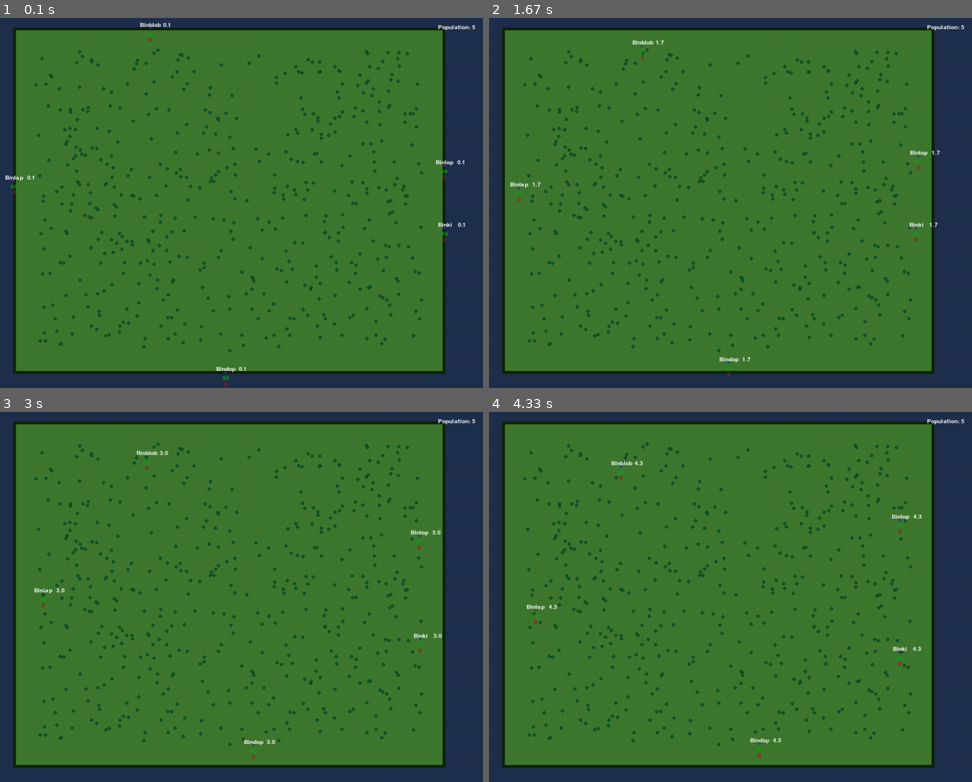
Above: before the commit, frames 1-4 (two rows, left to right).
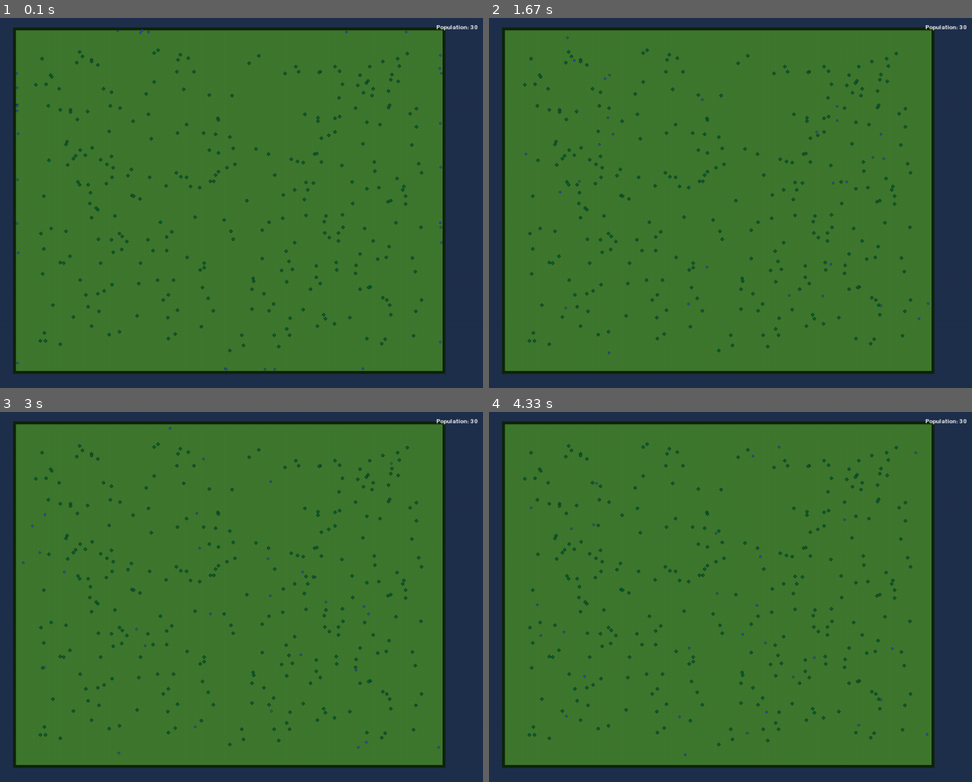
Above: after the commit, the same moments.

Repository: Quartef12345/Natural-Selection-Simulation
Game: pygame game, started from main.py
The game is run twice, just before and just after one commit, with the same random seed, the same clock (stepped at 60 frames per second) and the same inputs.
Inputs:
- Up to frame 1 (0.1 s): no input
- Up to frame 2 (1.67 s): no input
- Up to frame 3 (3 s): no input
- Up to frame 4 (4.33 s): no input

The runs differ from the first frame. In frame 1, 1.4% of the frame differs, in the area x 1-99%, y 1-100%; in frame 2, 1.4%; in frame 3, 1.4%; in frame 4, 1.4%.

Commit message:
Reproduction

Diff:
--- a/creatures.py
+++ b/creatures.py
@@ -48,23 +48,62 @@
         self.max_boring_timer = state.MAX_BORING_TIMER
         self.boring_timer = random.uniform(self.min_boring_timer, self.max_boring_timer)
 
+        #Reproduction Variables
+        self.pregnant = False
+        self.reproductive_maturity = state.REPRODUCTIVE_MATURITY    #How old you must be to reproduce
+        self.gestation_period = state.GESTATION_PERIOD  #How long will the pregnancy take
+        self.refractory_period = state.REFRACTORY_PERIOD #How long until you can reproduce again
+        self.fertility = round((self.gestation_period + 0.0008 * (self.gestation_period - 120)**3)/500 + 2.76) #how many childer will you have, based on the gestation
+        self.speed_penalty_percentage = state.SPEED_PENALTY_PERCENTAGE
+        self.gestation_timer = 0
+        self.refractory_timer = state.REFRACTORY_PERIOD
+
+
         #Energy Varaibles
         self.energy = state.STARTING_ENERGY
         self.raw_energy = 0
         self.metabolism = state.STARTING_METABOLISM
 
+        #General Traits
         self.speed = state.STARTING_SPEED
         self.awareness = state.STARTING_AWARENESS
+
     def reproduce(self):
-        bins_array.append(Bin((self.position[0], self.position[1])))
-        self.energy -= state.REPRODUCTION_PENALTY
+
+        energy_for_pregnancy = self.gestation_period * 0.0006 + 100 #How much energy you use per child, based on gestaton period
+        if self.age >= self.reproductive_maturity and self.refractory_timer >= self.refractory_period and self.energy >= energy_for_pregnancy and self.pregnant == False:   #Every conditiion - Age; Refractory; Energy; not already pregnant
+                self.pregnant = True
+                self.speed *= (100 - self.speed_penalty_percentage)/100 #Changes speed to slower, due to pregnancy
+                self.gestation_timer = 0
+
+        if self.pregnant:
+            self.gestation_timer += state.dt
+            if self.gestation_timer >= self.gestation_period: #When the bin should be born
+                offspring_array = []
+
+                for i in range (self.fertility):        #Changes Bins stats(in future will have mutations and etc)
+                    offspring_array.append(Bin(self.position))
+                    offspring_array[i].energy = energy_for_pregnancy/self.fertility
+
+                self.pregnant = False
+                self.refractory_timer = 0
+                self.speed /= (100 - self.speed_penalty_percentage)/100 #Reputs the speed to normal
+
+                for bin in offspring_array: #Adds offsprings to the world
+                    bins_array.append(bin)
+
+                self.energy -= energy_for_pregnancy
+        else:
+            self.refractory_timer += state.dt
+
 
     def digest(self):       #Funstion to detemrine the difesting energy of createures, the higher the metabolism he fatse rcretuers get usable energy, but the less efficient it is
-        if(self.raw_energy > 0):
+        if self.raw_energy > 0:
             tranforming_energy = self.metabolism * state.dt
-            if(tranforming_energy > self.raw_energy):
+            if tranforming_energy > self.raw_energy:   #Makes it so that raw energy can never go below zero
                 tranforming_energy = self.raw_energy
-            self.energy += tranforming_energy * 1/(self.metabolism*0.2 + 1)
+
+            self.energy += tranforming_energy * 1/(self.metabolism*0.03 + 1) #The bigger the metabolism, the less efficiently is the digestion
             self.raw_energy -= tranforming_energy
 
     def move(self, bushes):
@@ -73,7 +112,8 @@
         closest_bush_vector = None
         fruited_bush = None
 
-        if(self.raw_energy <= 30):
+        stomach_capacity = self.metabolism * 3
+        if(self.raw_energy <= stomach_capacity):
             for bush in bushes:     #It checks every bush to find the closest withing range
                 if(bush.fruits > 0):
                     if (bush.position[0] - self.position[0])**2 + (bush.position[1] - self.position[1])**2 < self.awareness**2: #Checks, using the circle equation if the bush is within awareness
@@ -176,15 +216,24 @@
 
 
 def binTick(bins_array, bush_array):
+    dead_bins_array = []
     for bin in bins_array:
         bin.age += state.dt
         bin.digest()
 
-        if bin.energy <= 0:
-            bins_array.remove(bin)
-        elif bin.energy >= state.REPRODUCTION_THRESHOLD:
-            bin.reproduce()
-
-        bin.energy -= ((bin.speed**2) + bin.metabolism/5 + bin.awareness/200) * state.dt
+
+        bin.reproduce()
+
 
         bin.move(bush_array)
+
+        offspring_cost = 0
+        if bin.pregnant:
+            offspring_cost = state.OFFSPRING_COST * bin.fertility
+
+        bin.energy -= ((bin.speed**2) + bin.metabolism/5 + bin.awareness/200 + offspring_cost) * state.dt
+
+        if bin.energy <= 0 or bin.age >= 500:
+            dead_bins_array.append(bin)
+    for bin in dead_bins_array:
+        bins_array.remove(bin)
--- a/render.py
+++ b/render.py
@@ -87,13 +87,28 @@
             if state.RENDER_NAMES:
                 name_text = grid_font.render(f"{bin.name}", True, "#FFFFFF")
                 name_surface = name_text.get_rect()
-                name_surface.center = (bin.position[0] + grid[0], bin.position[1] + grid[1] - state.BIN_RADIUS*3)
+                name_surface.center = (bin.position[0] + grid[0], bin.position[1] + grid[1] - state.BIN_RADIUS*5)
                 surface.blit(name_text, name_surface)
             if state.RENDER_AGE:
                 age_text = grid_font.render(f"{round(bin.age, 1)}", True, "#FFFFFF")
                 age_surface = age_text.get_rect()
                 if state.RENDER_NAMES:
-                    age_surface.center = (bin.position[0] + grid[0] + 30, bin.position[1] + grid[1] - state.BIN_RADIUS*3)
+                    age_surface.center = (bin.position[0] + grid[0] + 30, bin.position[1] + grid[1] - state.BIN_RADIUS*5)
                 else:
-                    age_surface.center = (bin.position[0] + grid[0], bin.position[1] + grid[1] - state.BIN_RADIUS*3)
+                    age_surface.center = (bin.position[0] + grid[0], bin.position[1] + grid[1] - state.BIN_RADIUS*5)
                 surface.blit(age_text, age_surface)
+            if state.RENDER_HORMONES:
+                pregnant_text = grid_font.render(f"{bin.pregnant}", True, "#FF00BF")
+                pregnant_surface = pregnant_text.get_rect()
+                pregnant_surface.center = (bin.position[0] + grid[0], bin.position[1] + grid[1] + state.BIN_RADIUS*14)
+                surface.blit(pregnant_text, pregnant_surface)
+
+                gestation_text = grid_font.render(f"{round(bin.gestation_timer, 2)}/{bin.gestation_period}", True, "#FFFFFF")
+                gestation_surface = gestation_text.get_rect()
+                gestation_surface.center = (bin.position[0] + grid[0] + state.BIN_RADIUS * 10, bin.position[1] + grid[1] + state.BIN_RADIUS * 3)
+                surface.blit(gestation_text, gestation_surface)
+
+                refractory_text = grid_font.render(f"{round(bin.refractory_timer, 2)}/{bin.refractory_period}", True, "#FFFFFF")
+                refractory_surface = refractory_text.get_rect()
+                refractory_surface.center = (bin.position[0] + grid[0] + state.BIN_RADIUS * 15, bin.position[1] + grid[1] + state.BIN_RADIUS * 8)
+                surface.blit(refractory_text, refractory_surface)
--- a/state.py
+++ b/state.py
@@ -14,10 +14,11 @@
 
 #Render Options
 RENDER_AWARENESS = False
-RENDER_ENERGY = True
-RENDER_RAW_ENERGY = True
-RENDER_NAMES = True
-RENDER_AGE = True
+RENDER_ENERGY = False
+RENDER_RAW_ENERGY = False
+RENDER_NAMES = False
+RENDER_AGE = False
+RENDER_HORMONES = False
 
 #bush constants
 BUSH_RADIUS = 3
@@ -28,7 +29,7 @@
 MAX_FRUITS = 4
 ENERGY_PER_FRUIT = 30
 
-#Bins Constants
+#Bins Variables
 
 BIN_NAMES = [
     "o", "i", "u", "a",
@@ -65,20 +66,28 @@
 ];
 BIN_RADIUS = 2
 
-STARTING_SPEED = 0.2
+#Traits
+STARTING_SPEED = 1
 STARTING_AWARENESS = 100
-STARTING_METABOLISM = 10
+STARTING_METABOLISM = 20
 
+#Reproduction
+REPRODUCTIVE_MATURITY = 60
+SPEED_PENALTY_PERCENTAGE = 20
+GESTATION_PERIOD = 20
+REFRACTORY_PERIOD = 30
+OFFSPRING_COST = 2
+
+
+#Movement
 MIN_BORING_TIMER = 3
 MAX_BORING_TIMER = 9
 
-
+#Energy and Genes
 STARTING_ENERGY  = 100
 MUTATION_CHANCE = 0.01
 MUTATION_INTENSITY = 2
-REPRODUCTION_THRESHOLD = 550
-REPRODUCTION_PENALTY = 300
 
 #Simulation Constants
-BUSH_AMOUNT = 500
-STARTING_BIN_AMOUNT = 5
+BUSH_AMOUNT = 300
+STARTING_BIN_AMOUNT = 30
